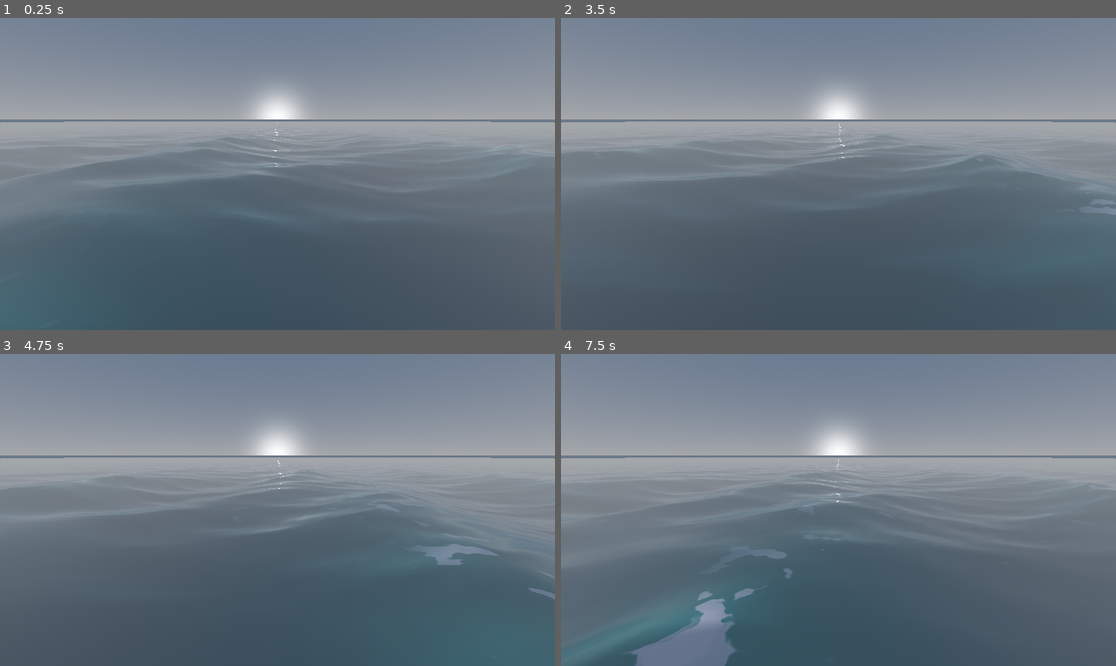
Above: before the commit, frames 1-4 (two rows, left to right).
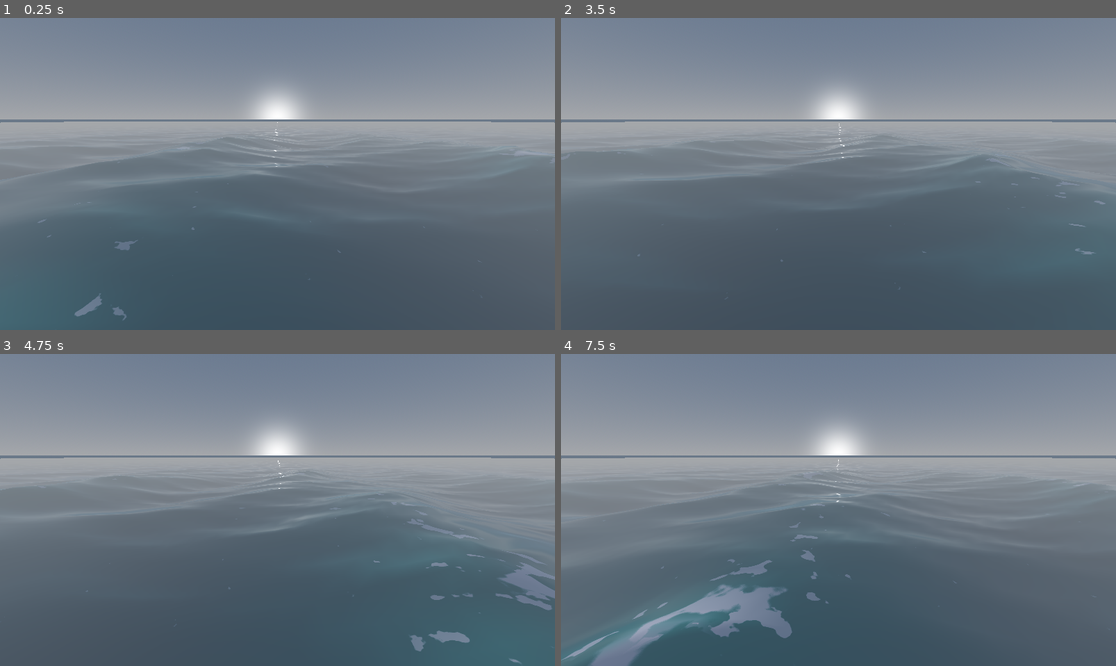
Above: after the commit, the same moments.

Repository: UrHighnez/ocean-simulation
Game: Godot game, scene res://world.tscn
The game is run twice, just before and just after one commit, with the same random seed, the same clock (stepped at 60 frames per second) and the same inputs.
Inputs:
- Up to frame 1 (0.25 s): no input
- Up to frame 2 (3.5 s): tap Enter at 1.25 s
- Up to frame 3 (4.75 s): no input
- Up to frame 4 (7.5 s): no input

The runs differ from the first frame. In frame 1, 0.2% of the frame differs, in the area x 6-87%, y 53-97%; in frame 2, 0.1%; in frame 3, 1.5%; in frame 4, 4.7%, in the area x 0-72%, y 48-100%.

Commit message:
update foam render mask

Diff:
--- a/ocean.gdshader
+++ b/ocean.gdshader
@@ -32,10 +32,10 @@
 group_uniforms Foam;
 uniform sampler2D foam_noise : hint_default_white;
 uniform float foam_level : hint_range(0.0, 1.0) = 0.5;
-uniform float foam_noise_scale = 0.1;
+uniform float foam_noise_scale = 0.2;
 uniform float foam_edge_softness : hint_range(0.001, 0.5) = 0.05;
 uniform float valley_foam_scale = 0.05;
-uniform float valley_foam_amount : hint_range(0.0, 1.0) = 0.5;
+uniform float valley_foam_amount : hint_range(0.0, 1.0) = 0.3;
 
 group_uniforms Performance;
 uniform float foam_max_render_distance = 60.0;
@@ -155,17 +155,15 @@
         float storm_foam_speed = mix(1.0, 2.5, storm_intensity);
         vec2 base_uv_offset = wind_dir_vec * TIME * 0.04 * storm_foam_speed;
 
-        // Texture Fetch 1: Crest Foam
+        // Texture Fetch 1: Crest Foam Base
         vec2 crest_noise_uv = world_xz_var * foam_noise_scale + base_uv_offset;
         float raw_crest_noise = texture(foam_noise, crest_noise_uv).r;
         float combined_crest_noise = raw_crest_noise * raw_crest_noise;
 
-        // Uncorrelated UV base mapping
+        // Texture Fetch 2: Valley Foam Base
         vec2 valley_uncorrelated_xz = vec2(world_xz_var.y + 173.1, world_xz_var.x - 231.7);
         vec2 valley_noise_uv = valley_uncorrelated_xz * valley_foam_scale + (base_uv_offset * 0.8);
 
-        // Procedural Fluid Warp: Replaces the crest-noise warp to eliminate intersection artifacts.
-        // Uses orthogonal sine/cosine waves scaled by world space to create a swirling distortion.
         vec2 fluid_warp = vec2(
             sin(world_xz_var.y * 0.15 + TIME * 1.2),
             cos(world_xz_var.x * 0.15 + TIME * 1.2)
@@ -175,27 +173,30 @@
         float raw_valley_noise = texture(foam_noise, valley_noise_uv).r;
         float combined_valley_noise = raw_valley_noise * raw_valley_noise;
 
+        // --- THE ARCHITECTURAL FIX: TOPOLOGICAL FUSION ---
+        // By taking the mathematical max of the two fields prior to thresholding,
+        // the separate layers are structurally fused into a single unified topology.
+        float unified_noise = max(combined_crest_noise, combined_valley_noise);
+
         float normalized_height = clamp(wave_height_var / max(0.1, local_max_height_var), 0.0, 1.0);
 
-        // Crest Foam Logic
+        // Dynamic Continuous Threshold
+        // Smoothly interpolating a single threshold eliminates the fade-out gap entirely.
         float crest_threshold = max(0.0, 1.0 - foam_level - (storm_intensity * 0.4));
-        float crest_mask = smoothstep(0.4, 0.8, normalized_height);
-        float crest_foam = crest_mask * smoothstep(crest_threshold, crest_threshold + foam_edge_softness, combined_crest_noise);
-
-        // Valley Foam Logic
-        float valley_mask = 1.0 - smoothstep(0.2, 0.6, normalized_height);
         float valley_threshold = mix(0.95, 0.5, valley_foam_amount) - (storm_intensity * 0.1);
-        float valley_foam = valley_mask * smoothstep(valley_threshold, valley_threshold + foam_edge_softness, combined_valley_noise);
-
-        // Additive Blend
-        float base_foam = clamp(crest_foam + valley_foam, 0.0, 1.0);
-
-        float opacity_fade = mix(0.35, 1.0, normalized_height);
+        float dynamic_threshold = mix(valley_threshold, crest_threshold, smoothstep(0.2, 0.8, normalized_height));
+
+        // Render the unified base foam
+        float base_foam = smoothstep(dynamic_threshold, dynamic_threshold + foam_edge_softness, unified_noise);
+
+        float opacity_fade = mix(0.65, 1.0, normalized_height);
         base_foam *= opacity_fade;
 
         // Sharp Break Edge Logic
+        // By applying the sharp edge mask to the SAME unified noise field, it perfectly
+        // outlines the base foam without overlapping anomalies.
         float peak_mask = smoothstep(0.85, 0.95, normalized_height);
-        float sharp_edge = peak_mask * smoothstep(0.3, 0.3 + foam_edge_softness, combined_crest_noise);
+        float sharp_edge = peak_mask * smoothstep(0.3, 0.3 + foam_edge_softness, unified_noise);
 
         foam_mix = clamp(base_foam + sharp_edge, 0.0, 1.0);
         foam_mix *= proximity_fade;
--- a/water_material.tres
+++ b/water_material.tres
@@ -38,9 +38,9 @@
 shader_parameter/noise_scale = 0.02
 shader_parameter/foam_noise = SubResource("NoiseTexture2D_mcwpg")
 shader_parameter/foam_level = 0.5
-shader_parameter/foam_noise_scale = 0.1
+shader_parameter/foam_noise_scale = 0.2
 shader_parameter/foam_edge_softness = 0.05
 shader_parameter/valley_foam_scale = 0.05
-shader_parameter/valley_foam_amount = 0.5
+shader_parameter/valley_foam_amount = 0.30000001425
 shader_parameter/foam_max_render_distance = 60.0
 shader_parameter/foam_proximity_fade_margin = 15.0
